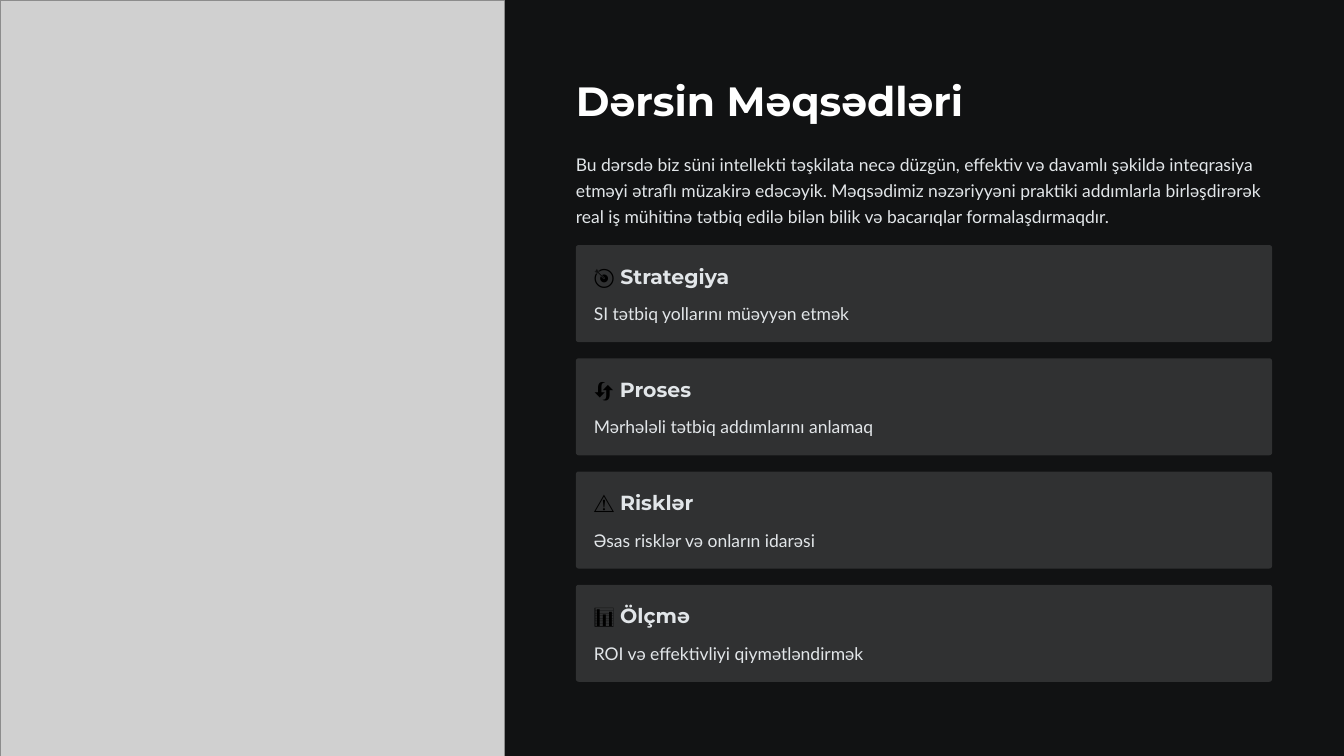
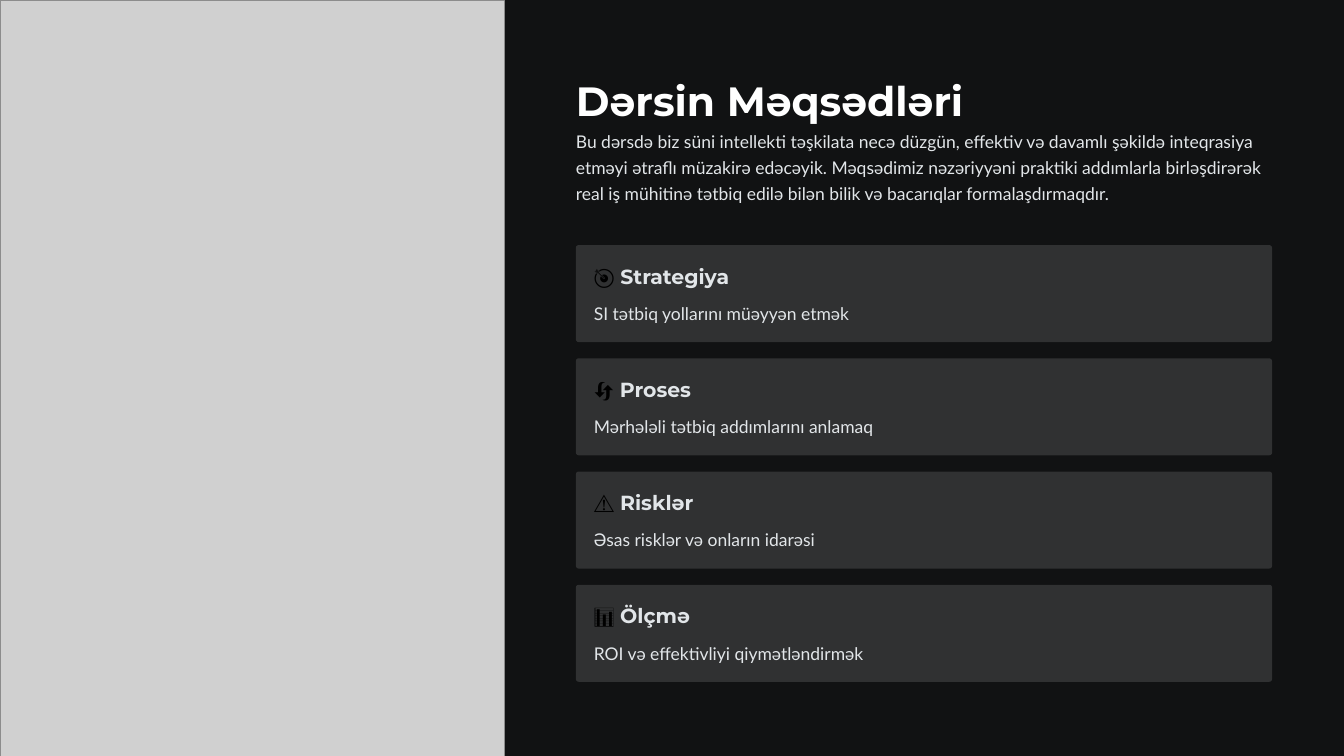
Before and after one commit to oiskenderov/ai-management-course, a slide deck: slide 2 of Seperated/Presentations/L6-Suni-Intellektin-Teskilata-Inteqrasiyasi.pptx. Drawn at 1344x756 pixels with LibreOffice and Linux fonts; fonts in the diff are those of the drawing; grey boxes stand for pictures. Boxes give left, top, right and bottom in pixels: in the first picture for what was removed or moved away, otherwise in the second. Text is boxed around its words. In the diff, an @@ line names an element or a change of style, - is before the commit and + after.

```diff
--- a/Seperated/Presentations/L6-Suni-Intellektin-Teskilata-Inteqrasiyasi.pptx
+++ b/Seperated/Presentations/L6-Suni-Intellektin-Teskilata-Inteqrasiyasi.pptx
@@ text "Bu dərsdə biz süni intellekti ..." moved from (x1=576, y1=158, x2=1261, y2=226) to (x1=576, y1=135, x2=1261, y2=203) @@
```
Also in this commit, not shown: 5 other slides changed, 11 other files.
